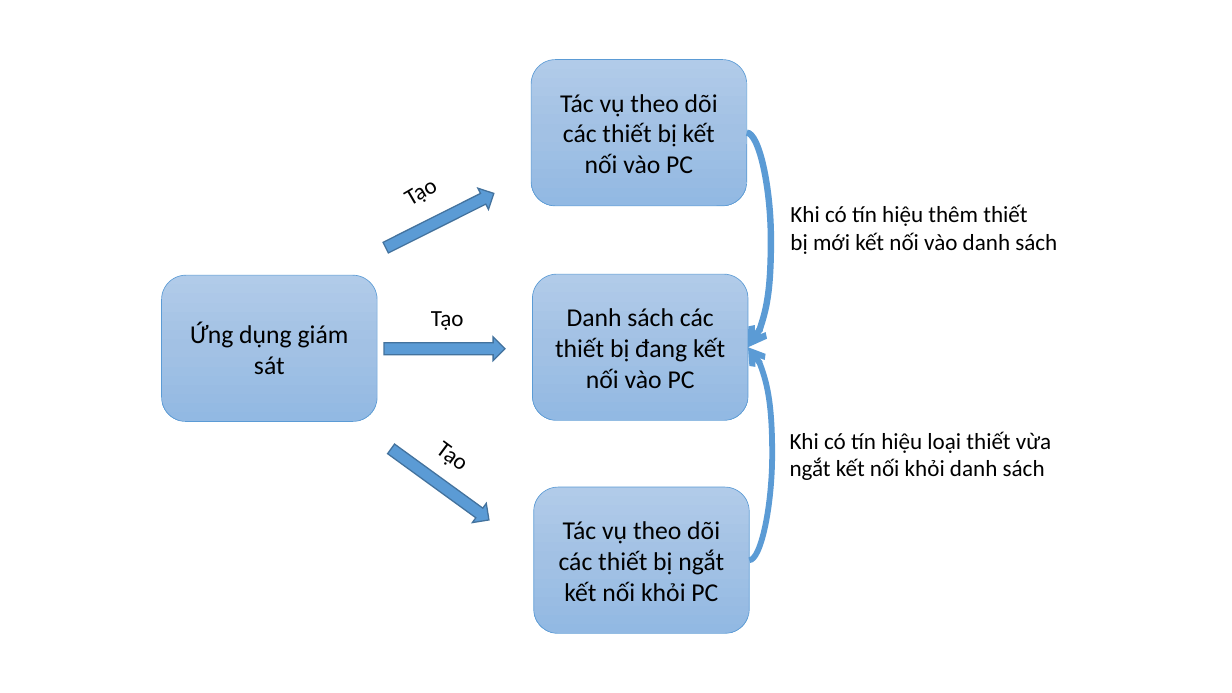
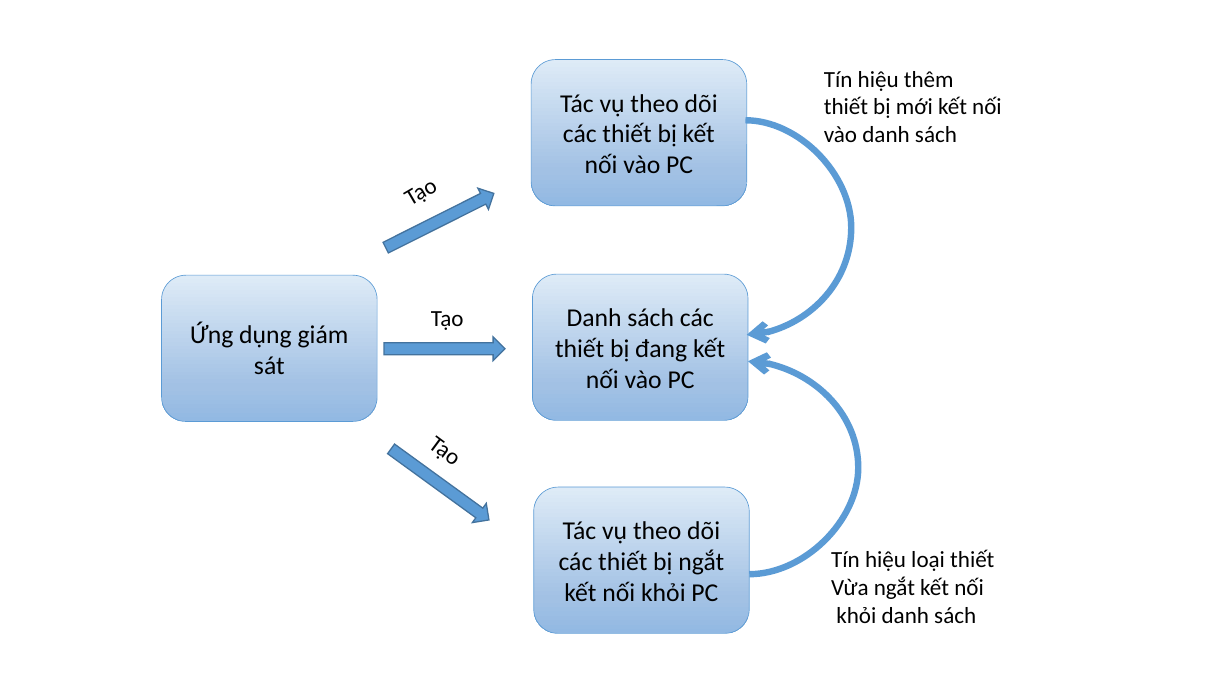
Before and after one commit to dotrungduchd/LUANVAN, a slide deck: slide 17 of Document/SODO.pptx. Drawn at 1232x693 pixels with LibreOffice and Linux fonts; fonts in the diff are those of the drawing. Boxes give left, top, right and bottom in pixels: in the first picture for what was removed or moved away, otherwise in the second. Text is boxed around its words. In the diff, an @@ line names an element or a change of style, - is before the commit and + after.

```diff
--- a/Document/SODO.pptx
+++ b/Document/SODO.pptx
@@ text at <box>824,71,1002,142</box>: text changed @@
-Khi có tín hiệu thêm thiết
-bị mới kết nối vào danh sách
+Tín hiệu thêm
+thiết bị mới kết nối
+vào danh sách
@@ curved arrow moved from (747, 133) - (749, 348) to (746, 120) - (747, 335) @@
@@ fill gradient #B1CBE9 to #A3C1E5 to #93B9E4 to gradient #DEEBF7 to #A3C1E5 to #93B9E4 in 4 elements at <box>532,274,748,421</box>, <box>531,59,747,205</box>, <box>534,487,750,633</box>, <box>162,275,377,421</box> @@
@@ curved arrow moved from (750, 560) - (749, 348) to (750, 574) - (749, 361) @@
@@ curved arrow (750, 574) - (749, 361): stroke #5B9BD5 4.5 pt to #5B9BD5 5 pt @@
@@ text "Tạo" rewrapped from <box>422,425,486,486</box> to <box>415,420,486,486</box> @@
@@ text at <box>831,549,994,623</box>: text changed @@
-Khi có tín hiệu loại thiết vừa
-ngắt kết nối khỏi danh sách
+Tín hiệu loại thiết
+Vừa ngắt kết nối
+khỏi danh sách
```
Also in this commit, not shown: 10 other slides changed, 1 slide added, 1 other file.
